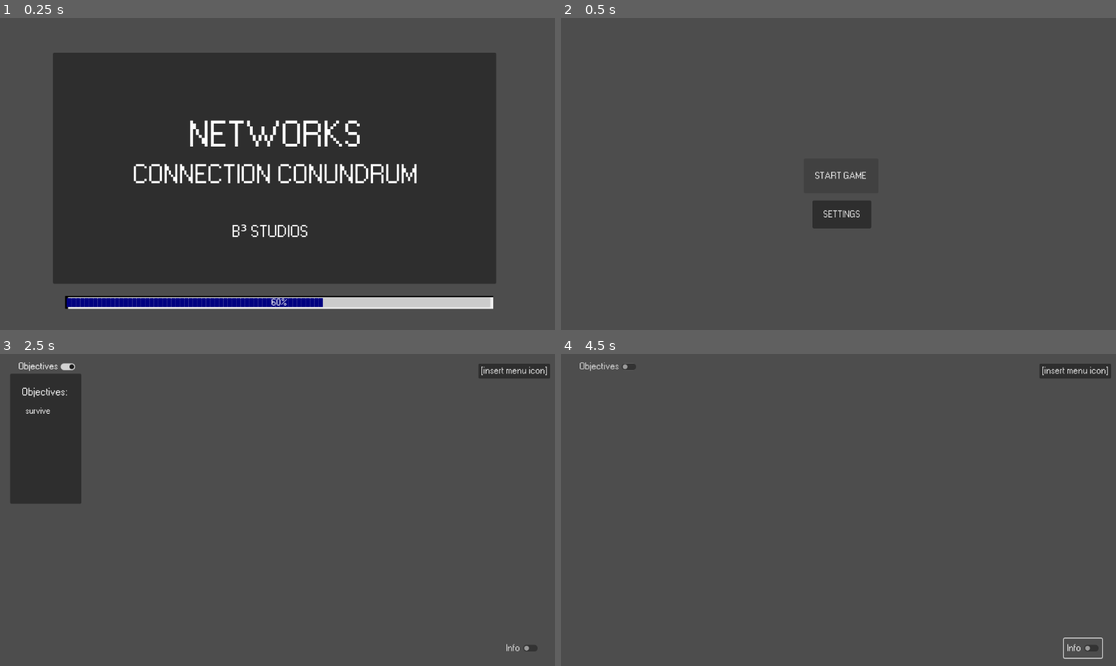
Above: before the commit, frames 1-4 (two rows, left to right).
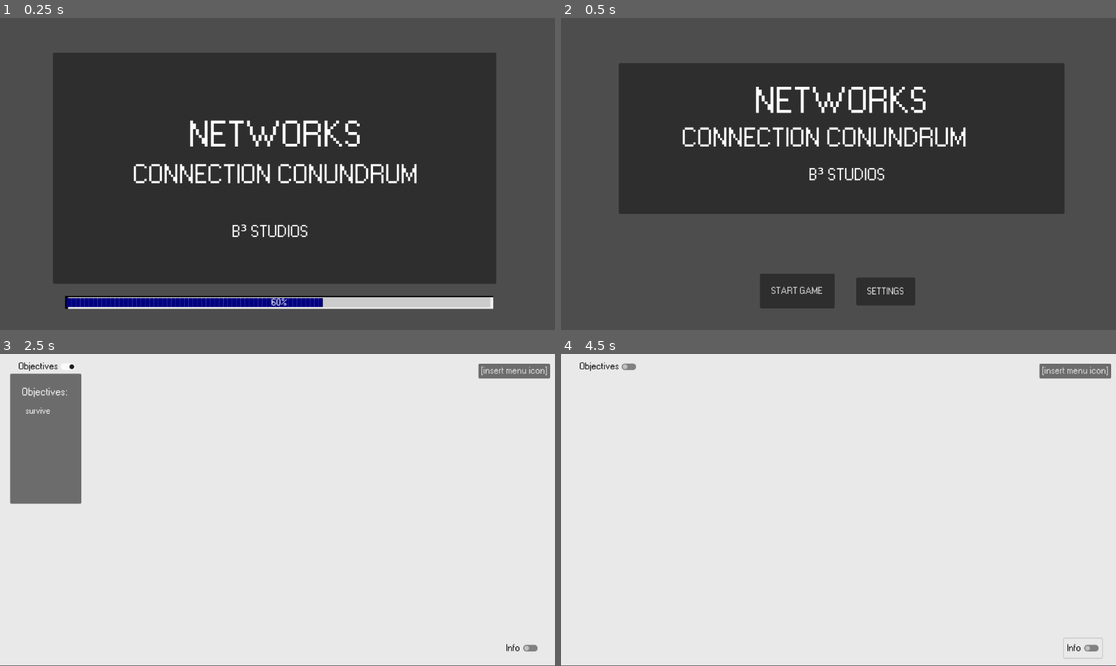
Above: after the commit, the same moments.

Repository: BcubeStudios/Netspace-Game
Game: Godot game, scene res://screens/opening.tscn
Same seed, same stepped clock (60 frames per second), same inputs: the game is played once before the commit and once after it.
Inputs:
- Up to frame 1 (0.25 s): no input
- Up to frame 2 (0.5 s): no input
- Up to frame 3 (2.5 s): click "START GAME" at 0.5 s; tap Enter at 1.25 s; tap Space at 2 s
- Up to frame 4 (4.5 s): click "Info" at 2.75 s; click "Objectives" at 3.5 s; click "Info" at 4.25 s

Frame 1 is identical in both runs. In frame 2, 39% of the frame differs, in the area x 10-91%, y 14-94%; in frame 3, 100%; in frame 4, 100%, in the area x 0-100%, y 0-100%.

Commit message:
altered the graphics

Diff:
--- a/GodotWorkspace/screens/demo_level.tscn
+++ b/GodotWorkspace/screens/demo_level.tscn
@@ -1,12 +1,20 @@
-[gd_scene load_steps=5 format=3 uid="uid://ddhmuwam3lrrg"]
+[gd_scene load_steps=6 format=3 uid="uid://ddhmuwam3lrrg"]
 
 [ext_resource type="Script" path="res://scripts/demo_level.gd" id="1_j08t0"]
 [ext_resource type="PackedScene" uid="uid://c6fth4mtmu8c0" path="res://screens/settings_menu.tscn" id="2_1ps50"]
 [ext_resource type="Theme" uid="uid://dupann3qkyje3" path="res://themes/pixel_98.tres" id="2_rkssa"]
 [ext_resource type="AudioStream" uid="uid://bar8iv8kegwxm" path="res://music/Free Game Soundtrack by chiphead64 - (hurry up).ogg" id="3_ruto6"]
 
+[sub_resource type="StyleBoxFlat" id="StyleBoxFlat_yw0v8"]
+bg_color = Color(0.913725, 0.913725, 0.913725, 1)
+
 [node name="demo_level" type="Node2D"]
 script = ExtResource("1_j08t0")
+
+[node name="backgroundPanel" type="Panel" parent="."]
+offset_right = 1152.0
+offset_bottom = 647.0
+theme_override_styles/panel = SubResource("StyleBoxFlat_yw0v8")
 
 [node name="settingButton" type="Button" parent="."]
 offset_left = 993.0
@@ -53,6 +61,13 @@
 offset_right = 1123.0
 offset_bottom = 631.0
 theme = ExtResource("2_rkssa")
+theme_override_colors/font_color = Color(0, 0, 0, 1)
+theme_override_colors/font_pressed_color = Color(0, 0, 0, 1)
+theme_override_colors/font_hover_color = Color(0, 0, 0, 1)
+theme_override_colors/font_hover_pressed_color = Color(0, 0, 0, 1)
+theme_override_colors/font_focus_color = Color(0, 0, 0, 1)
+theme_override_colors/font_disabled_color = Color(0, 0, 0, 1)
+theme_override_colors/font_outline_color = Color(0, 0, 0, 1)
 theme_override_font_sizes/font_size = 20
 text = "Info"
 
@@ -62,6 +77,13 @@
 offset_right = 161.0
 offset_bottom = 42.0
 theme = ExtResource("2_rkssa")
+theme_override_colors/font_color = Color(0, 0, 0, 1)
+theme_override_colors/font_pressed_color = Color(0, 0, 0, 1)
+theme_override_colors/font_hover_color = Color(0, 0, 0, 1)
+theme_override_colors/font_hover_pressed_color = Color(0, 0, 0, 1)
+theme_override_colors/font_focus_color = Color(0, 0, 0, 1)
+theme_override_colors/font_disabled_color = Color(0, 0, 0, 1)
+theme_override_colors/font_outline_color = Color(0, 0, 0, 1)
 button_pressed = true
 text = "Objectives"
 
--- a/GodotWorkspace/screens/title_screen.tscn
+++ b/GodotWorkspace/screens/title_screen.tscn
@@ -51,6 +51,58 @@
 grow_vertical = 2
 script = SubResource("GDScript_xfbvu")
 
+[node name="mainPanel" type="Panel" parent="."]
+layout_mode = 1
+anchors_preset = 15
+anchor_right = 1.0
+anchor_bottom = 1.0
+offset_left = 120.0
+offset_top = 94.0
+offset_right = -107.0
+offset_bottom = -241.0
+grow_horizontal = 2
+grow_vertical = 2
+
+[node name="mainLabel" type="Label" parent="mainPanel"]
+layout_mode = 0
+offset_left = 281.0
+offset_top = 45.0
+offset_right = 656.0
+offset_bottom = 142.0
+theme = ExtResource("2_a67m6")
+theme_override_font_sizes/font_size = 75
+text = "NETWORKS
+"
+
+[node name="subtitleLabel" type="Label" parent="mainPanel"]
+layout_mode = 0
+offset_left = 130.0
+offset_top = 130.0
+offset_right = 728.0
+offset_bottom = 188.0
+theme = ExtResource("2_a67m6")
+theme_override_font_sizes/font_size = 55
+text = "CONNECTION CONUNDRUM"
+
+[node name="studioLabel" type="Label" parent="mainPanel"]
+layout_mode = 0
+offset_left = 394.0
+offset_top = 210.0
+offset_right = 553.0
+offset_bottom = 257.0
+theme = ExtResource("2_a67m6")
+theme_override_font_sizes/font_size = 35
+text = "B³ STUDIOS"
+horizontal_alignment = 1
+
+[node name="SettingsMenu" parent="." instance=ExtResource("3_e4t44")]
+visible = false
+layout_mode = 1
+offset_left = -9.0
+offset_top = 191.0
+offset_right = -14.0
+offset_bottom = 191.0
+
 [node name="AudioStreamPlayer2D" type="AudioStreamPlayer2D" parent="."]
 stream = ExtResource("2_al1s5")
 autoplay = true
@@ -63,6 +115,7 @@
 offset_top = 3.0
 offset_right = -4.91211
 offset_bottom = 1.0
+metadata/_edit_lock_ = true
 
 [node name="StartButton" type="Button" parent="NormalMenu"]
 layout_mode = 1
@@ -71,10 +124,10 @@
 anchor_top = 0.5
 anchor_right = 0.5
 anchor_bottom = 0.5
-offset_left = -73.5
-offset_top = -34.0
-offset_right = 81.5
-offset_bottom = 38.0
+offset_left = -164.5
+offset_top = 205.0
+offset_right = -9.5
+offset_bottom = 277.0
 grow_horizontal = 2
 grow_vertical = 2
 theme = ExtResource("2_a67m6")
@@ -88,21 +141,15 @@
 anchor_top = 0.608
 anchor_right = 0.5
 anchor_bottom = 0.608
-offset_left = -55.5
-offset_top = -16.768
-offset_right = 66.5
-offset_bottom = 41.232
+offset_left = 35.5
+offset_top = 143.232
+offset_right = 157.5
+offset_bottom = 201.232
 grow_horizontal = 2
 grow_vertical = 0
 theme = ExtResource("2_a67m6")
 text = "SETTINGS"
 icon_alignment = 1
 
-[node name="SettingsMenu" parent="." instance=ExtResource("3_e4t44")]
-visible = false
-layout_mode = 1
-offset_right = -5.0
-offset_bottom = 1.0
-
 [connection signal="pressed" from="NormalMenu/StartButton" to="." method="_on_start_button_pressed"]
 [connection signal="pressed" from="NormalMenu/SettingsButton" to="." method="_on_settings_button_pressed"]
